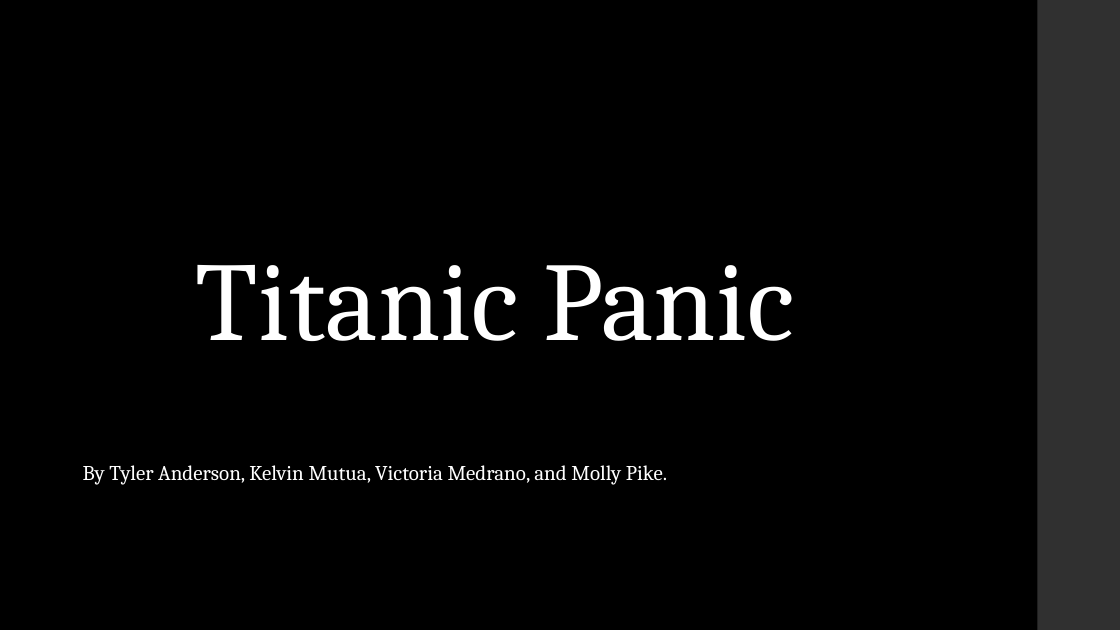
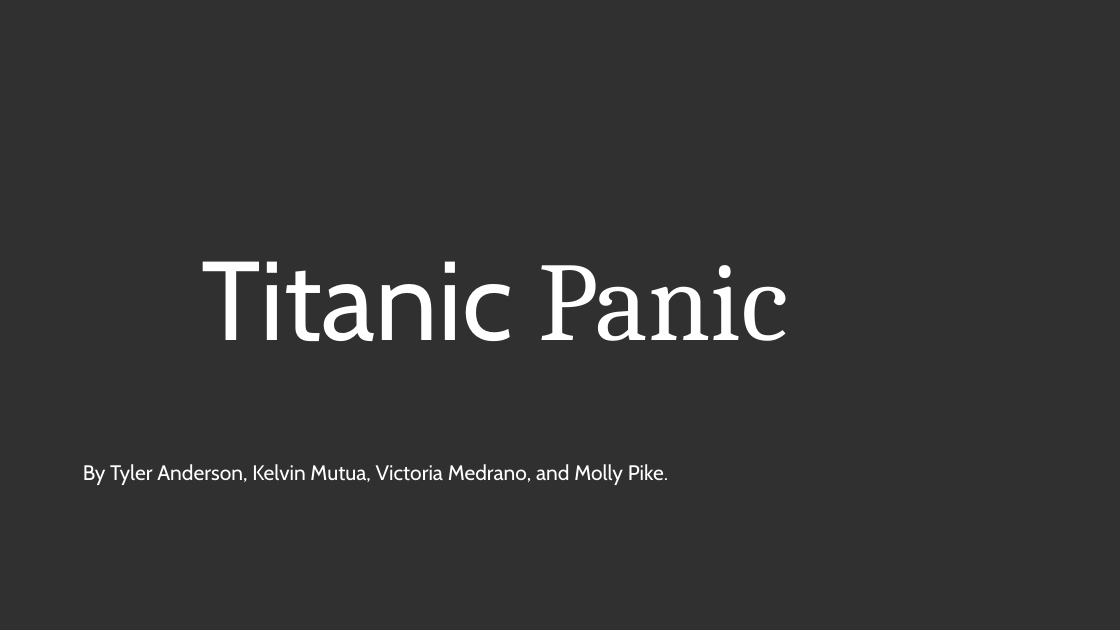
Before and after one commit to teachjanderson/titanic_panic, a slide deck: slide 1 of titanic_panic.pptx. Drawn at 1120x630 pixels with LibreOffice and Linux fonts; fonts in the diff are those of the drawing. Boxes give left, top, right and bottom in pixels: in the first picture for what was removed or moved away, otherwise in the second. Text is boxed around its words. In the diff, an @@ line names an element or a change of style, - is before the commit and + after.

```diff
--- a/titanic_panic.pptx
+++ b/titanic_panic.pptx
@@ background #000000 to #303030 @@
@@ rectangle removed at bbox=[1038, 0, 1120, 630] @@
@@ text "Titanic Panic" at bbox=[202, 261, 789, 341]: font Cambria to Cabin in "Titanic" @@
@@ text "By Tyler Anderson, Kelvin Mutua, ..." at bbox=[83, 464, 668, 485]: font Cambria to Cabin @@
```
Also in this commit, not shown: 3 other slides changed, 14 slides added, 5 slides removed.
